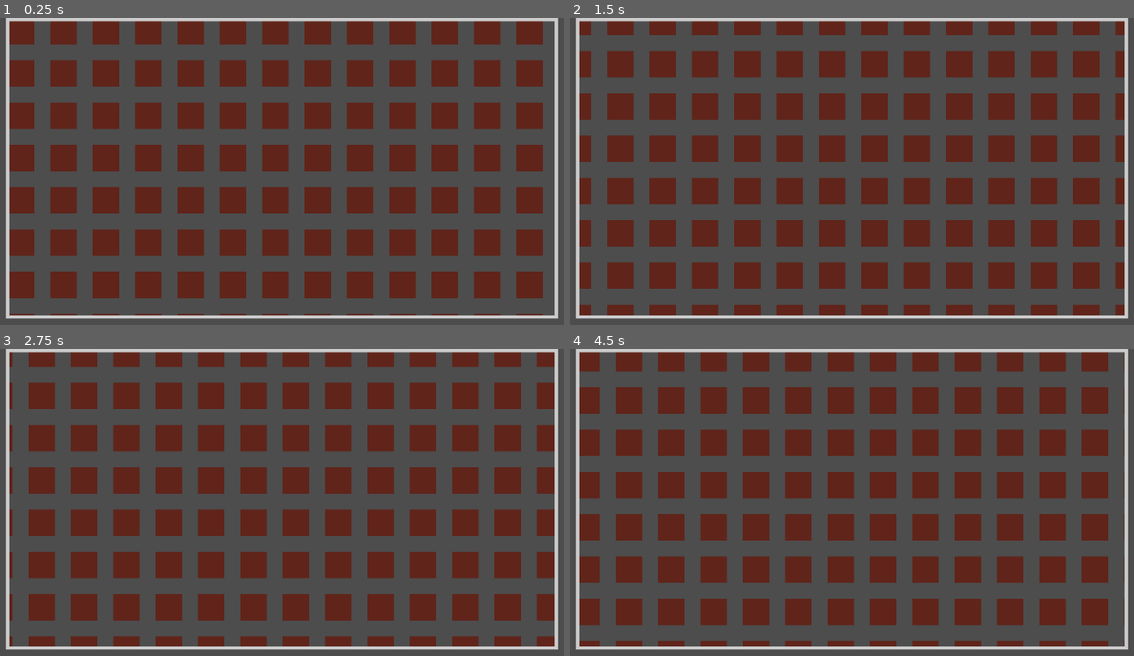
Above: before the commit, frames 1-4 (two rows, left to right).
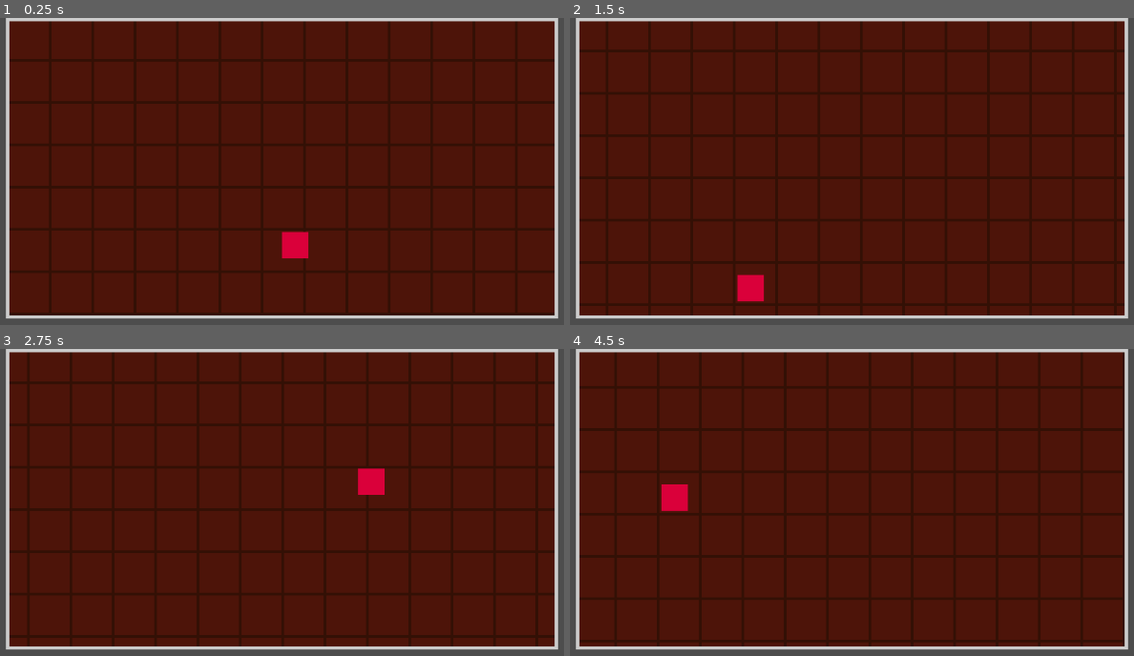
Above: after the commit, the same moments.

Repository: generallyy/bananagrams
Game: Godot game, scene res://scenes/PlayerBoard.tscn
Two runs of this game, one before a commit and one after it. Both use one fixed random seed, a clock stepped at 60 frames per second and the inputs below. This scene is started directly instead of the project's main scene.
Inputs (mouse positions are in pixels of both pictures, inside the frame that each line leads up to):
- Up to frame 1 (0.25 s): no input
- Up to frame 2 (1.5 s): tap Enter at 0.5 s; drag from (852, 168) to (930, 137) at 0.52 s; tap Space at 1.25 s; drag from (699, 254) to (812, 318) at 1.27 s
- Up to frame 3 (2.75 s): tap Enter at 2 s; move the mouse to (360, 468) at 2.02 s; click (360, 468) at 2.17 s
- Up to frame 4 (4.5 s): tap Space at 2.75, 4.25 s; drag from (812, 649) to (620, 499) at 2.77 s; tap Enter at 3.5 s; move the mouse to (1083, 628) at 3.52 s; click (1083, 628) at 3.67 s; drag from (620, 499) to (739, 456) at 4.27 s

The runs differ from the first frame. In frame 1, 61% of the frame differs, in the area x 1-99%, y 0-97%; in frame 2, 62%; in frame 3, 62%; in frame 4, 62%.
Error before the commit: Attempt to call function 'add_tile' in base 'null instance' on a null instance. (res://scripts/PlayerBoard.gd:25)
Error after the commit: Attempt to call function 'add_tile' in base 'null instance' on a null instance. (res://scripts/PlayerBoard.gd:33)

Commit message:
grid pain
i spent three hours on tryna make the grid work. im switching to camera2d bro

Diff:
--- a/scenes/Cell.tscn
+++ b/scenes/Cell.tscn
@@ -1,14 +1,37 @@
-[gd_scene load_steps=2 format=3 uid="uid://ctdxwxyed58yt"]
+[gd_scene load_steps=3 format=3 uid="uid://ctdxwxyed58yt"]
 
 [ext_resource type="Script" path="res://scripts/Cell.gd" id="1_br3w8"]
+
+[sub_resource type="StyleBoxFlat" id="StyleBoxFlat_gq2r2"]
+bg_color = Color(0.301971, 0.0790007, 0.0351215, 1)
+border_width_left = 2
+border_width_top = 2
+border_width_right = 2
+border_width_bottom = 2
+border_color = Color(0.199349, 0.0638011, 0.0205751, 1)
 
 [node name="Cell" type="Control"]
 layout_mode = 3
 anchors_preset = 0
+offset_right = 64.0
+offset_bottom = 64.0
 script = ExtResource("1_br3w8")
 
+[node name="PanelContainer" type="PanelContainer" parent="."]
+layout_mode = 1
+anchors_preset = 15
+anchor_right = 1.0
+anchor_bottom = 1.0
+grow_horizontal = 2
+grow_vertical = 2
+theme_override_styles/panel = SubResource("StyleBoxFlat_gq2r2")
+
 [node name="ColorRect" type="ColorRect" parent="."]
-layout_mode = 0
-offset_right = 40.0
-offset_bottom = 40.0
+visible = false
+layout_mode = 1
+anchors_preset = 15
+anchor_right = 1.0
+anchor_bottom = 1.0
+grow_horizontal = 2
+grow_vertical = 2
 color = Color(0.377688, 0.1415, 0.10286, 1)
--- a/scenes/PlayerBoard.tscn
+++ b/scenes/PlayerBoard.tscn
@@ -28,9 +28,14 @@
 
 [node name="ZoomContainer" type="Node2D" parent="SubViewportContainer/SubViewport"]
 
-[node name="BoardLayer" type="Node2D" parent="SubViewportContainer/SubViewport/ZoomContainer"]
+[node name="GridCells" type="Node2D" parent="SubViewportContainer/SubViewport/ZoomContainer"]
 
-[node name="GridCells" type="Node2D" parent="SubViewportContainer/SubViewport/ZoomContainer/BoardLayer"]
+[node name="sanity" type="Sprite2D" parent="SubViewportContainer/SubViewport/ZoomContainer"]
+
+[node name="ColorRect" type="ColorRect" parent="SubViewportContainer/SubViewport/ZoomContainer/sanity"]
+offset_right = 40.0
+offset_bottom = 40.0
+color = Color(0.854576, 0, 0.22683, 1)
 
 [node name="PanelContainer" type="PanelContainer" parent="."]
 anchors_preset = 8
--- a/scripts/DropOverlay.gd
+++ b/scripts/DropOverlay.gd
@@ -3,10 +3,12 @@
 @onready var board := get_parent().get_parent()  # Reference to PlayerBoard (adjust if needed)
 
 var is_dragging_tile = false
-
+@onready var zoom_container = board.get_node("SubViewportContainer/SubViewport/ZoomContainer")
+@onready var grid_cells = board.get_node("SubViewportContainer/SubViewport/ZoomContainer/GridCells")
 func _ready():
 	set_mouse_filter(MOUSE_FILTER_PASS)
-	print("DropOverlay mouse filter:", mouse_filter)  # Should say "PASS"
+	print("DropOverlay mouse filter:", mouse_filter)  # Should say "PASS"]
+	print(zoom_container)
 
 
 func _can_drop_data(_pos: Vector2, data: Variant) -> bool:
@@ -14,10 +16,7 @@
 	#return data.has("letter") and data.has("source")
 	# allows dropoveraly to receive events during a drag operation.
 	set_mouse_filter(MOUSE_FILTER_STOP)
-	if data.has("letter") and data.has("source"):
-		print("you can drop!")
-		return true
-	return false
+	return data.has("letter") and data.has("source")
 
 func _drop_data(_pos: Vector2, data: Variant) -> void:
 	print("🔵 dropped tile:", data)
@@ -26,13 +25,26 @@
 		return
 
 	var tile: Control = data["source"]
-	var local_pos = board.to_local(get_global_mouse_position())
-	var tile_snapped = (local_pos / board.cell_size).floor() * board.cell_size
-	var board_index = Vector2i(tile_snapped / board.cell_size)
 
-	# Move tile to board
-	tile.reparent(board)
-	tile.global_position = board.to_global(tile_snapped)
+	# get mouse pos in zoom container's local space
+	#var local_zoomed_pos = zoom_container.get_global_transform().affine_inverse() * get_global_mouse_position()
+	var local_zoomed_pos = zoom_container.get_local_mouse_position()
+	# snap into zoomed local space
+	var cell_size = board.cell_size
+	var tile_snapped = (local_zoomed_pos / cell_size).floor() * cell_size
+	var board_index = Vector2i(tile_snapped / cell_size)
+
+	## Move tile to board
+	#tile.reparent(board)
+	#tile.global_position = board.to_global(tile_snapped)
+	#tile.modulate = Color(1, 1, 1, 1)
+
+	# set parent to teh grid cells node
+	# gridcells
+	tile.reparent(grid_cells)
+	tile.position = tile_snapped
+
+	# set opacity
 	tile.modulate = Color(1, 1, 1, 1)
 
 	# Update board state
@@ -43,6 +55,7 @@
 
 	# Let mouse events pass through again
 	set_mouse_filter(MOUSE_FILTER_PASS)
+	Input.mouse_mode = Input.MOUSE_MODE_VISIBLE
 #func _gui_input(event):
 	#if event is InputEventMouse:
 		#board._input(event)
--- a/scripts/PlayerBoard.gd
+++ b/scripts/PlayerBoard.gd
@@ -1,9 +1,10 @@
 extends Node2D
+
+
 
 @export var cell_scene: PackedScene
 var board_state := {}  # Dictionary with Vector2i -> letter
 
-var zoom_level := 1.0
 var grid_size := 15  # visible range
 var cell_size := 64  # pixel size
 
@@ -11,15 +12,22 @@
 var drag_start_mouse := Vector2.ZERO
 var drag_start_offset := Vector2.ZERO
 
-@onready var grid_root := $SubViewportContainer/SubViewport/ZoomContainer/BoardLayer/GridCells
-@onready var zoom_node := $SubViewportContainer/SubViewport/ZoomContainer
+@onready var grid_root = $SubViewportContainer/SubViewport/ZoomContainer/GridCells
+@onready var zoom_node = $SubViewportContainer/SubViewport/ZoomContainer
 @onready var viewport = $SubViewportContainer/SubViewport
+@onready var sanity_dot = zoom_node.get_node("sanity")
 @onready var tile_rack: Control = get_parent().get_node("TileRack")
 
+func _process(_delta):
+	var mouse_pos = viewport.get_mouse_position()
+	var world_pos = zoom_node.get_global_transform().affine_inverse() * mouse_pos
+	sanity_dot.global_position = zoom_node.to_global(world_pos)
 func _ready():
 	print("player board owned by: %s | Am I authority? %s" % [get_multiplayer_authority(), is_multiplayer_authority()])
 	draw_visible_grid(Vector2i(0, 0), grid_size)
 	viewport.size = $SubViewportContainer.size
+	print("grid_root's parent is zoom_node? ", grid_root.get_parent() == zoom_node)
+
 
 	# THIS IS VERY TEMPORARY OKAY
 	tile_rack.add_tile("A")
@@ -57,22 +65,16 @@
 func _input(event):
 	# --- ZOOMING ---
 	if event is InputEventMouseButton:
-		if event.button_index == MOUSE_BUTTON_WHEEL_UP:
-			zoom_level *= 1.1
-			zoom_node.scale = Vector2(zoom_level, zoom_level)
-			return
-		elif event.button_index == MOUSE_BUTTON_WHEEL_DOWN:
-			zoom_level *= 0.9
-			zoom_node.scale = Vector2(zoom_level, zoom_level)
-			return
+		if (event.button_index == MOUSE_BUTTON_WHEEL_UP or event.button_index == MOUSE_BUTTON_WHEEL_DOWN):
+
+			var zoom_change = 1.1 if event.button_index == MOUSE_BUTTON_WHEEL_UP else 1.0 / 1.1
+			zoom(zoom_change)
+			#return
 
 		# --- START/STOP DRAGGING ---
 		if event.button_index == MOUSE_BUTTON_LEFT:
 			if event.pressed:
-				print("click")
-				print($PanelContainer/DropOverlay.mouse_filter)
 				if is_clicking_tile():
-					print("clicking tile")
 					return
 				is_dragging = true
 				drag_start_mouse = event.position
@@ -94,3 +96,45 @@
 		if tile.is_hovered:
 			return true
 	return false
+
+func zoom(factor: float):
+	var mouse_pos = viewport.get_mouse_position()
+
+	# Compute clamped new scale
+	var current_scale = zoom_node.scale.x
+	var new_scale_value = clamp(current_scale * factor, 0.2, 4.0)
+	if is_equal_approx(new_scale_value, current_scale):
+		return
+
+	var new_scale = Vector2(new_scale_value, new_scale_value)
+
+	# Save original position
+	var original_position = zoom_node.position
+
+	# TEMPORARILY recenter zoom_node to screen center
+	var screen_center = viewport.size / 2
+	zoom_node.position = screen_center
+
+	# Compute world pos under cursor before zoom
+	var before = zoom_node.get_global_transform().affine_inverse() * mouse_pos
+
+	# Apply zoom
+	zoom_node.scale = new_scale
+
+	# Compute world pos under cursor after zoom
+	var after = zoom_node.get_global_transform().affine_inverse() * mouse_pos
+
+	# Restore original position
+	zoom_node.position = original_position
+
+	# Adjust by delta
+	var delta = after - before
+	zoom_node.position += delta
+
+
+
+
+
+	print("Before: ", before)
+	print("After: ", after)
+	print("Delta (unscaled): ", after - before)
--- a/scripts/Tile.gd
+++ b/scripts/Tile.gd
@@ -59,7 +59,6 @@
 		return	# only the controlling peer can cook
 	if event is InputEventMouseButton and event.pressed and event.button_index == MOUSE_BUTTON_LEFT:
 		#set_drag_preview(duplicate())
-		mouse_default_cursor_shape = Control.CURSOR_DRAG
 		print("the drag occurs! unc.")
 		#pass
 		#set_drag_forwarding(this)
